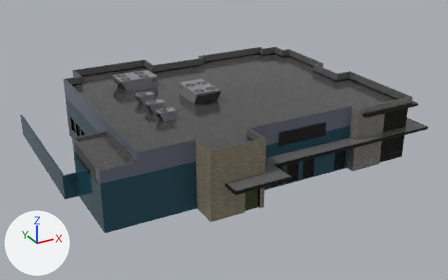
A saved change to the glTF model src/assets/models/environment/cinema-building/scene2.glb.
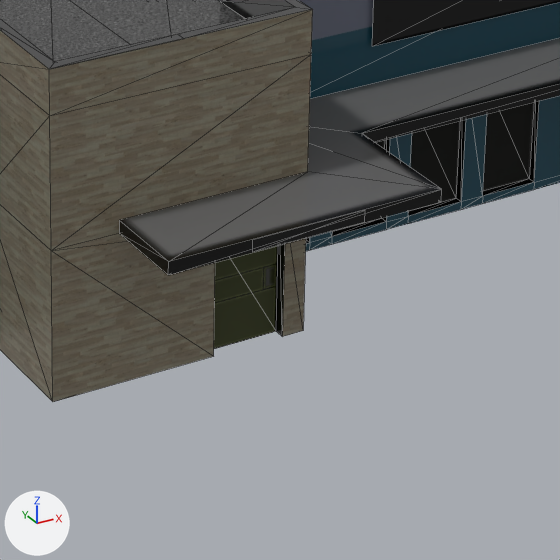
Old and new are each drawn whole from a 50 mm camera at (-327.0, -570.0, 313.0) aimed at (-2.0, 21.0, 17.0) and again close up on the part from 45% to 71% of the width and 49% to 91% of the height. The lights are fixed; the arrows at lower left show +X, +Y and +Z. The first two pictures are the older version. The close-ups show mesh edges as thin lines. Where no turn or scale is listed for an object, it has been applied to the vertices. Vertices at exactly the same position are counted once.

Objects in the first close-up: 'export SF_Mat��riau_0'.
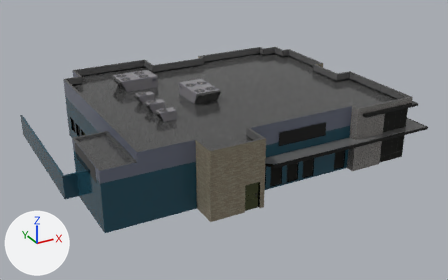
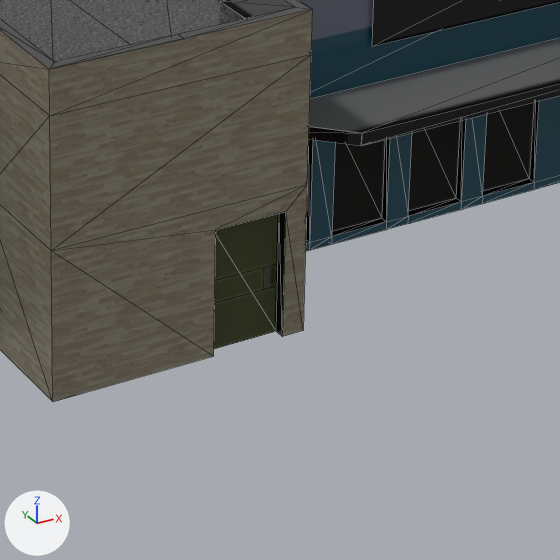
Changed parts and their boxes (x1, y1, x2, y2) in the close-ups (560 x 560 px):
part 1 of me_export_sf_mat__riau_0, deleted
    before: (253, 211, 365, 252)
part 2 of me_export_sf_mat__riau_0, cut back
    before: (119, 127, 442, 275)
    after: (309, 127, 362, 146)

The edits, one by one:
me_export_sf_mat__riau_0 is used by ob_export_sf_mat__riau_0; location (0.0, 0.0, 0.0).
me_export_sf_mat__riau_0 had 835 vertices, 1373 faces and spanned x -200.0..200.0, y -132.0..194.0, z 0.0..79.0.
me_export_sf_mat__riau_0 now has 827 vertices, 1360 faces and spans x -200.0..200.0, y -111.0..194.0, z 0.0..79.0.
me_export_sf_mat__riau_0 part 1: the loose piece of 4 vertices spanning x -54.0..-27.0, y -132.0, z 35.0..38.0 is deleted.
Part 2, on me_export_sf_mat__riau_0:
7 vertices are removed from x -74.0..-9.0, y -131.0..-111.0, z 35.0..38.0.
14 faces are deleted.
3 vertices are added at (-9.0, -101.0, 38.0), (-8.0, -101.0, 38.0), (-28.0, -81.0, 38.0).
3 new faces join them.
